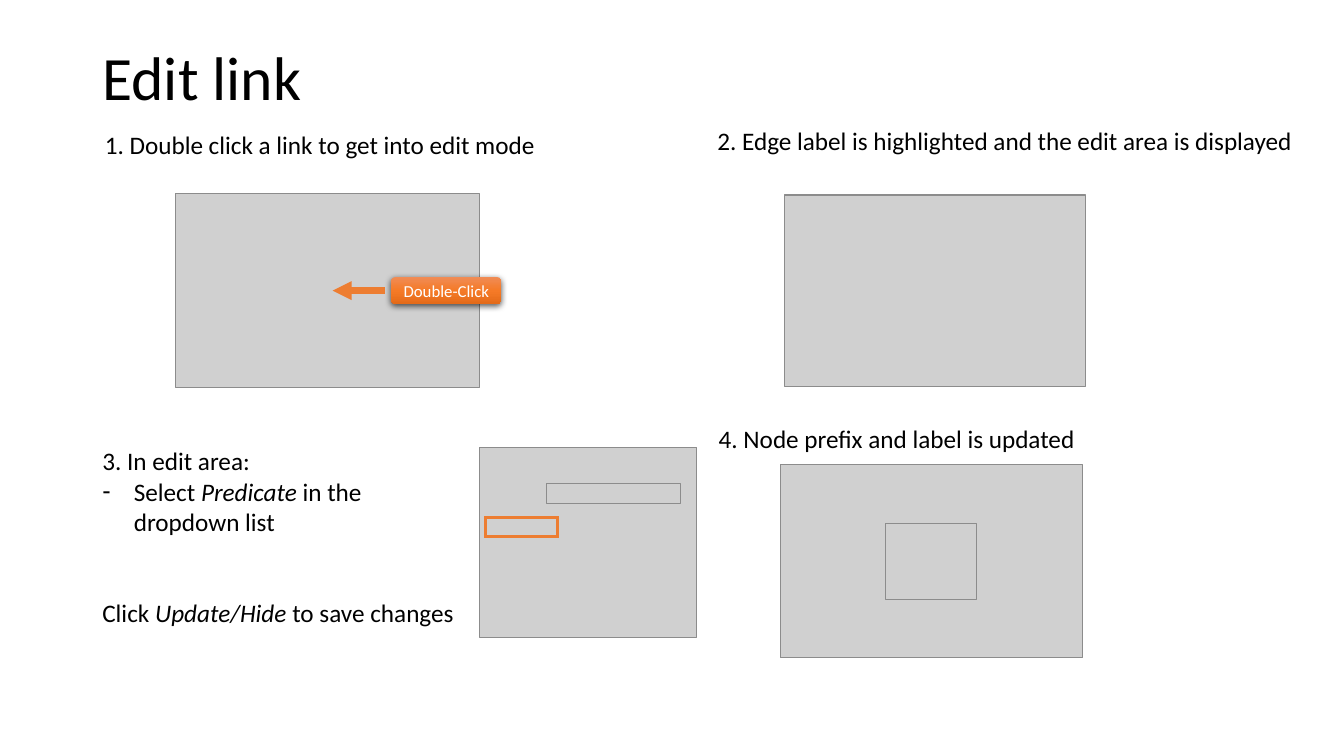
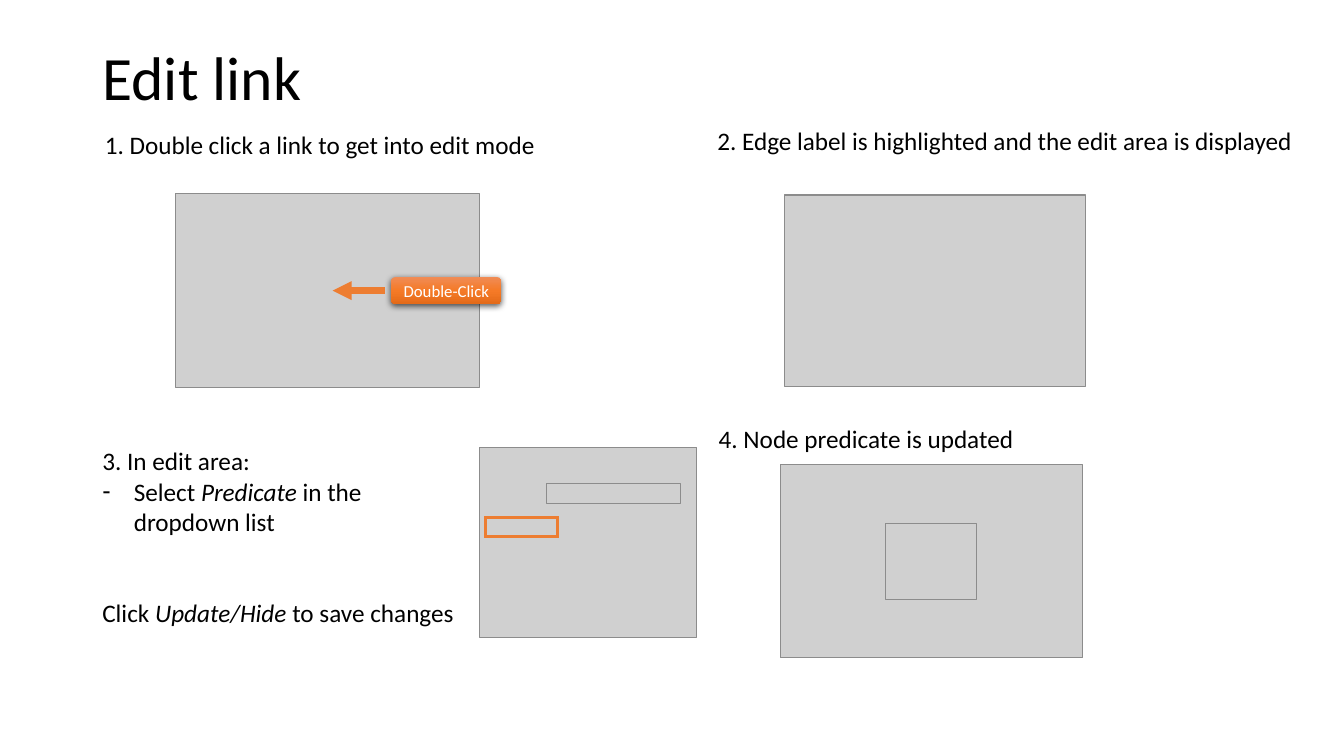
Before and after one commit to phuse-org/LinkedDataWorkshop, a slide deck: slide 9 of EUConnect18/doc/GraphEditor introduction.pptx. Drawn at 1344x756 pixels with LibreOffice and Linux fonts; fonts in the diff are those of the drawing; grey boxes stand for pictures. Boxes give left, top, right and bottom in pixels: in the first picture for what was removed or moved away, otherwise in the second. Text is boxed around its words. In the diff, an @@ line names an element or a change of style, - is before the commit and + after.

```diff
--- a/EUConnect18/doc/GraphEditor introduction.pptx
+++ b/EUConnect18/doc/GraphEditor introduction.pptx
@@ text at [719,430,1013,452]: text changed @@
-4. Node prefix and label is updated
+4. Node predicate is updated
```
Also in this commit, not shown: 5 other slides changed, 1 other file.
